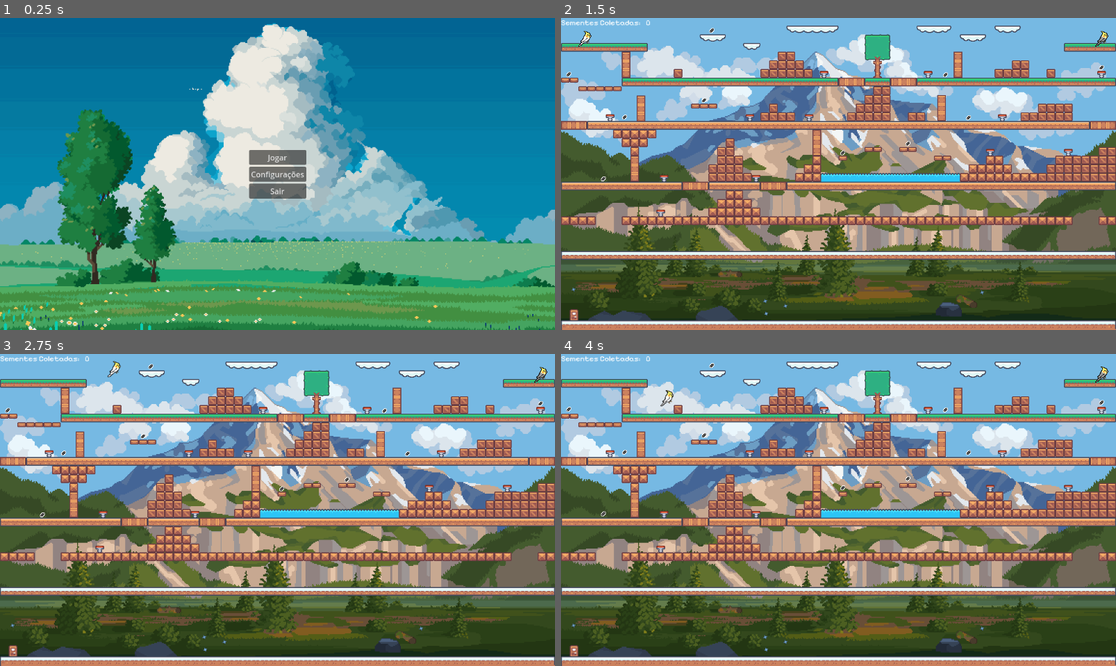
Above: before the commit, frames 1-4 (two rows, left to right).
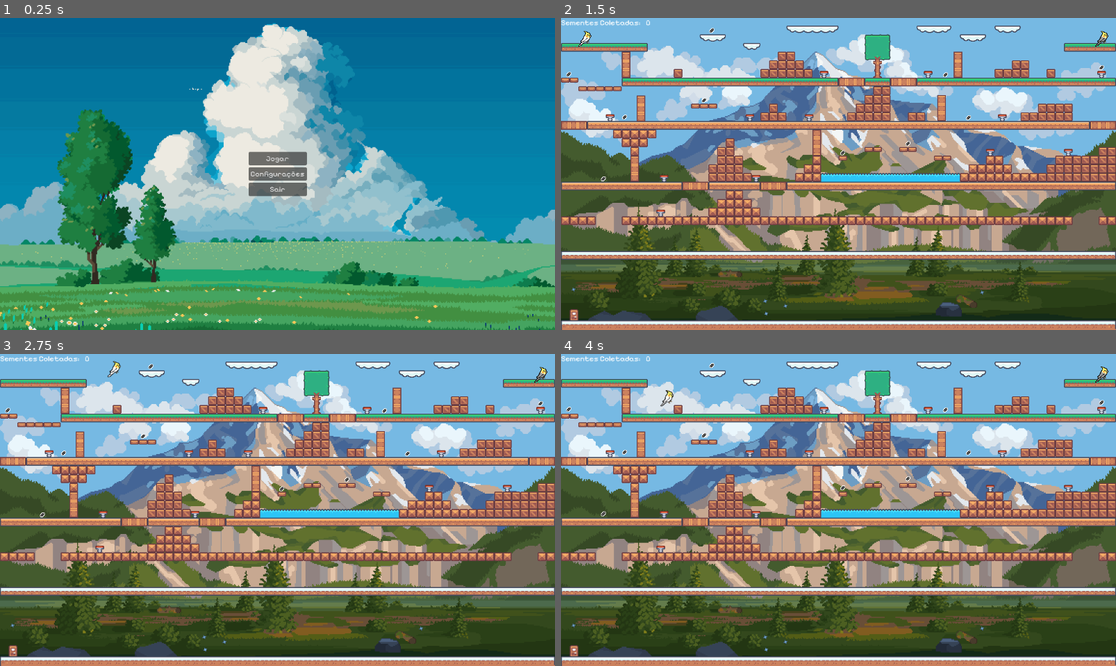
Above: after the commit, the same moments.

Repository: JulianoMRA/Cockatiel-Adventures
Game: Godot game, scene res://Scenes/MainMenu.tscn
Two runs of this game, one before a commit and one after it. Both use one fixed random seed, a clock stepped at 60 frames per second and the inputs below. Sound files missing from this copy of the repository are replaced by a short silence.
Inputs:
- Up to frame 1 (0.25 s): no input
- Up to frame 2 (1.5 s): click "Jogar" at 0.5 s; hold D (ui_right) from 1.28 s (still down)
- Up to frame 3 (2.75 s): keep holding D (ui_right); tap Space (ui_up) at 1.52, 2.27 s
- Up to frame 4 (4 s): release D (ui_right) at 2.78 s; hold A (ui_left) 2.78-3.53 s; hold D (ui_right) from 3.53 s (still down); tap Space (ui_up) at 3.77 s

The runs differ from the first frame. In frame 1, 0.5% of the frame differs, in the area x 44-56%, y 42-58%; in frame 2, less than 0.1%; in frame 3, less than 0.1%; in frame 4, less than 0.1%.

Commit message:
GameOver e Água

Diff:
--- /dev/null
+++ b/cockatiel-adventures/GameOver.tscn
@@ -0,0 +1,71 @@
+[gd_scene load_steps=4 format=3 uid="uid://iom2poynw350"]
+
+[ext_resource type="Script" uid="uid://bln5gifqapedb" path="res://game_over.gd" id="1_40baj"]
+[ext_resource type="Texture2D" uid="uid://d0xjc1rcexb3j" path="res://Assets/Sprites/Backgrounds/BGs/nature_8/origbig.png" id="2_eksk4"]
+[ext_resource type="FontFile" uid="uid://d2l6gqmcrmgc5" path="res://Assets/Fonteds/Pixelify_Sans/PixelifySans-VariableFont_wght.ttf" id="3_xl4ts"]
+
+[node name="GameOver" type="Control"]
+process_mode = 3
+layout_mode = 3
+anchors_preset = 8
+anchor_left = 0.5
+anchor_top = 0.5
+anchor_right = 0.5
+anchor_bottom = 0.5
+grow_horizontal = 2
+grow_vertical = 2
+size_flags_horizontal = 4
+size_flags_vertical = 4
+script = ExtResource("1_40baj")
+
+[node name="TextureRect" type="TextureRect" parent="."]
+layout_mode = 1
+anchors_preset = 8
+anchor_left = 0.5
+anchor_top = 0.5
+anchor_right = 0.5
+anchor_bottom = 0.5
+offset_left = -586.0
+offset_top = -334.0
+offset_right = 586.0
+offset_bottom = 334.0
+grow_horizontal = 2
+grow_vertical = 2
+texture = ExtResource("2_eksk4")
+expand_mode = 1
+
+[node name="VBoxContainer" type="VBoxContainer" parent="."]
+layout_mode = 1
+anchors_preset = 8
+anchor_left = 0.5
+anchor_top = 0.5
+anchor_right = 0.5
+anchor_bottom = 0.5
+offset_left = -70.0
+offset_top = -53.5
+offset_right = 70.0
+offset_bottom = 53.5
+grow_horizontal = 2
+grow_vertical = 2
+
+[node name="Label" type="Label" parent="VBoxContainer"]
+layout_mode = 2
+size_flags_horizontal = 4
+size_flags_vertical = 0
+theme_override_colors/font_shadow_color = Color(0, 0, 0, 1)
+theme_override_colors/font_outline_color = Color(0, 0, 0, 1)
+theme_override_fonts/font = ExtResource("3_xl4ts")
+text = "Você se afogou!
+Tente Novamente."
+horizontal_alignment = 1
+vertical_alignment = 1
+
+[node name="Restart" type="Button" parent="VBoxContainer"]
+layout_mode = 2
+theme_override_fonts/font = ExtResource("3_xl4ts")
+text = "Recomeçar"
+
+[node name="Menu" type="Button" parent="VBoxContainer"]
+layout_mode = 2
+theme_override_fonts/font = ExtResource("3_xl4ts")
+text = "Voltar ao Menu"
--- a/cockatiel-adventures/Scenes/GameOver.tscn
+++ /dev/null
@@ -1,16 +0,0 @@
-[gd_scene load_steps=2 format=3 uid="uid://47p0v25yn5fq"]
-
-[ext_resource type="Texture2D" uid="uid://d0xjc1rcexb3j" path="res://Assets/Sprites/Backgrounds/BGs/nature_8/origbig.png" id="1_m5628"]
-
-[node name="CanvasLayer" type="CanvasLayer"]
-
-[node name="TextureRect" type="TextureRect" parent="."]
-offset_right = 40.0
-offset_bottom = 40.0
-texture = ExtResource("1_m5628")
-expand_mode = 1
-
-[node name="Label" type="Label" parent="."]
-offset_right = 87.0
-offset_bottom = 23.0
-text = "Game Over"
--- a/cockatiel-adventures/Scenes/MainMenu.tscn
+++ b/cockatiel-adventures/Scenes/MainMenu.tscn
@@ -1,7 +1,8 @@
-[gd_scene load_steps=3 format=3 uid="uid://dj3lvsuarlkr8"]
+[gd_scene load_steps=4 format=3 uid="uid://dj3lvsuarlkr8"]
 
 [ext_resource type="Script" uid="uid://bwy4e6bvi4o6q" path="res://Scenes/main_menu.gd" id="1_853f1"]
 [ext_resource type="Texture2D" uid="uid://c2rsym6r4igom" path="res://Assets/Sprites/Backgrounds/BGs/nature_5/origbig.png" id="2_853f1"]
+[ext_resource type="FontFile" uid="uid://d2l6gqmcrmgc5" path="res://Assets/Fonteds/Pixelify_Sans/PixelifySans-VariableFont_wght.ttf" id="3_8saeu"]
 
 [node name="Control" type="Control"]
 layout_mode = 3
@@ -51,14 +52,17 @@
 
 [node name="Play" type="Button" parent="VBoxContainer"]
 layout_mode = 2
+theme_override_fonts/font = ExtResource("3_8saeu")
 text = "Jogar"
 
 [node name="Config" type="Button" parent="VBoxContainer"]
 layout_mode = 2
+theme_override_fonts/font = ExtResource("3_8saeu")
 text = "Configurações"
 
 [node name="Quit" type="Button" parent="VBoxContainer"]
 layout_mode = 2
+theme_override_fonts/font = ExtResource("3_8saeu")
 text = "Sair"
 
 [connection signal="pressed" from="VBoxContainer/Play" to="." method="_on_play_pressed"]
--- a/cockatiel-adventures/Scenes/level_1.tscn
+++ b/cockatiel-adventures/Scenes/level_1.tscn
@@ -17,13 +17,15 @@
 [sub_resource type="GDScript" id="GDScript_6r07y"]
 script/source = "extends Node2D
 
+@onready var game_over_screen = preload(\"res://GameOver.tscn\").instantiate()
+
 func _ready():
-	for seed in get_tree().get_nodes_in_group(\"Seeds\"):
-		seed.collected.connect($HUD.add_seed)
-
-
-func add_seed() -> void:
-	pass # Replace with function body.
+	$AreaAgua.body_entered.connect(_on_water_body_entered)
+
+func _on_water_body_entered(body):
+	if body.name.begins_with(\"Player\"):
+		add_child(game_over_screen)
+		body.set_physics_process(false) # opcional: trava o player
 "
 
 [sub_resource type="TileSetAtlasSource" id="TileSetAtlasSource_6444e"]
@@ -90,7 +92,7 @@
 12:1/0 = 0
 12:1/0/physics_layer_0/polygon_0/points = PackedVector2Array(-9, -9, 9, -9, 9, 9, -9, 9)
 13:1/0 = 0
-13:1/0/physics_layer_0/polygon_0/points = PackedVector2Array(-9, -9, 9, -9, 9, 9, -9, 9)
+13:1/0/physics_layer_0/polygon_0/points = PackedVector2Array(-9, -3.41732, 9, -3.41732, 9, 9, -9, 9)
 14:1/0 = 0
 14:1/0/physics_layer_0/polygon_0/points = PackedVector2Array(-9, -9, 9, -9, 9, 9, -9, 9)
 15:1/0 = 0
@@ -483,6 +485,9 @@
 "speed": 5.0
 }]
 
+[sub_resource type="RectangleShape2D" id="RectangleShape2D_6r07y"]
+size = Vector2(288, 18)
+
 [node name="Level1" type="Node2D"]
 position = Vector2(576, 324)
 script = SubResource("GDScript_6r07y")
@@ -515,7 +520,7 @@
 
 [node name="Layer1" type="TileMapLayer" parent="."]
 use_parent_material = true
-tile_map_data = PackedByteArray("AADi//H/AQACAAAAAADj//H/AQA …(6848 unchanged characters)… GAAEAAAAYAPT/AQAGAAEAAAAaAPH/AQABAAAAAAD6//n/AQAGAAEAAAD5//n/AQAGAAEAAAD4//n/AQAGAAEAAAD4//j/AQA …(5435 unchanged characters)…
+tile_map_data = PackedByteArray("AADi//H/AQACAAAAAADj//H/AQA …(6848 unchanged characters)… GAAEAAAAYAPT/AQAGAAEAAAAaAPH/AQABAAAAAAD5//n/AQAGAAEAAAD4//n/AQAGAAEAAAD4//j/AQA …(5435 unchanged characters)…
 tile_set = SubResource("TileSet_evi0p")
 
 [node name="Background" type="Sprite2D" parent="."]
@@ -1009,6 +1014,12 @@
 
 [node name="Seed10" parent="Seeds" instance=ExtResource("11_af3po")]
 position = Vector2(9, -42)
+
+[node name="AreaAgua" type="Area2D" parent="."]
+
+[node name="CollisionShape2D" type="CollisionShape2D" parent="AreaAgua"]
+position = Vector2(108, 9)
+shape = SubResource("RectangleShape2D_6r07y")
 
 [connection signal="collected" from="Seeds/Seed" to="HUD" method="add_seed"]
 [connection signal="collected" from="Seeds/Seed2" to="HUD" method="add_seed"]
--- /dev/null
+++ b/cockatiel-adventures/game_over.gd
@@ -0,0 +1,17 @@
+extends Control
+
+@onready var btn_menu = $VBoxContainer/Menu
+@onready var btn_restart = $VBoxContainer/Restart
+
+func _ready():
+	btn_menu.pressed.connect(_on_menu_pressed)
+	btn_restart.pressed.connect(_on_restart_pressed)
+	get_tree().paused = true
+
+func _on_menu_pressed():
+	get_tree().paused = false
+	get_tree().change_scene_to_file("res://Scenes/MainMenu.tscn")
+
+func _on_restart_pressed():
+	get_tree().paused = false
+	get_tree().reload_current_scene()
Not shown, added: cockatiel-adventures/Scenes/game_over.gd.uid
Not shown: 1 places in cockatiel-adventures/Scenes/level_1.tscn that only renumber resources
Not shown, added: cockatiel-adventures/game_over.gd.uid
